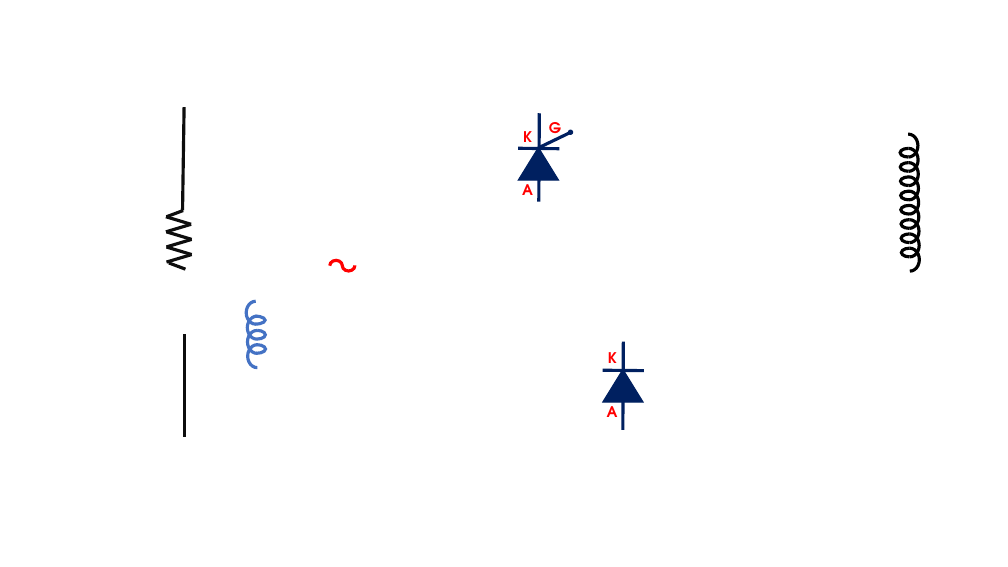
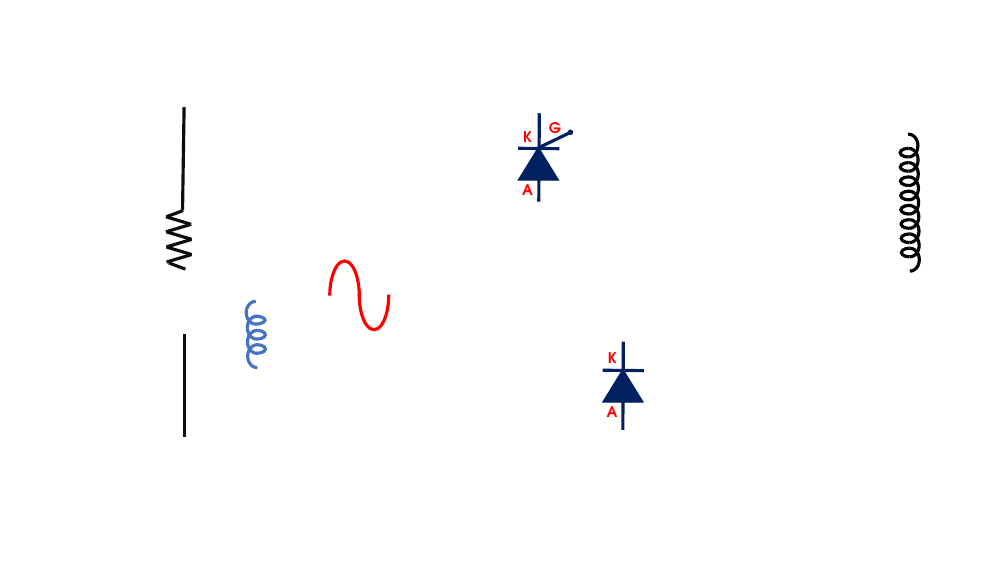
Before and after one commit to suriyamu1/PowerElectronicsLab, a slide deck: slide 1 of Assets/Powerpoints/semiConverter.pptx. Drawn at 1008x567 pixels with LibreOffice and Linux fonts; fonts in the diff are those of the drawing. Boxes give left, top, right and bottom in pixels: in the first picture for what was removed or moved away, otherwise in the second. Text is boxed around its words. In the diff, an @@ line names an element or a change of style, - is before the commit and + after.

```diff
--- a/Assets/Powerpoints/semiConverter.pptx
+++ b/Assets/Powerpoints/semiConverter.pptx
@@ arc (boxed as its full ellipse): place and size @@
-arc (boxed as its full ellipse) at box(330, 260, 343, 271)
+arc (boxed as its full ellipse) at box(330, 261, 359, 330)
@@ arc (boxed as its full ellipse): place and size @@
-arc (boxed as its full ellipse) at box(343, 260, 355, 271)
+arc (boxed as its full ellipse) at box(359, 260, 389, 330)
```
Also in this commit, not shown: 31 other files.
